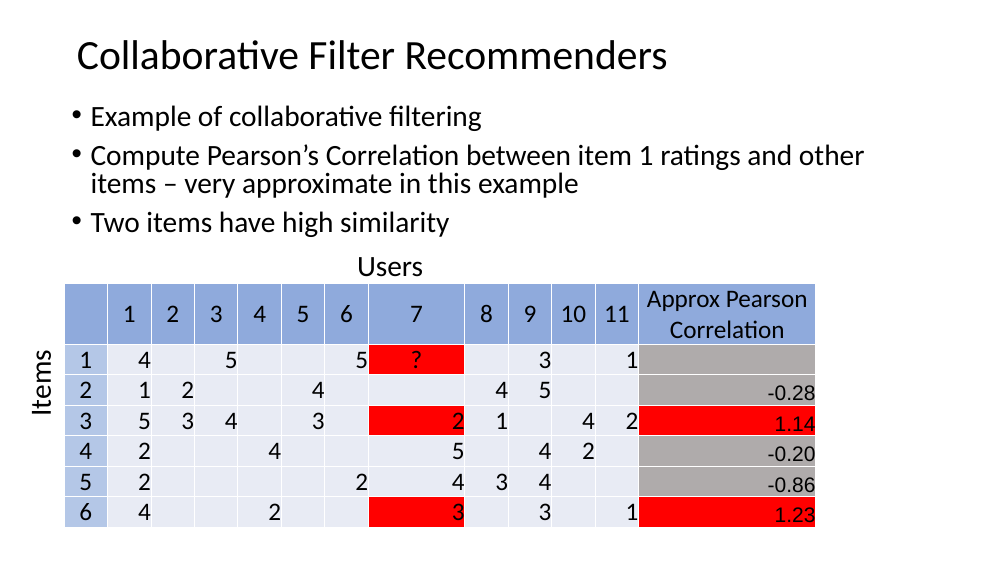
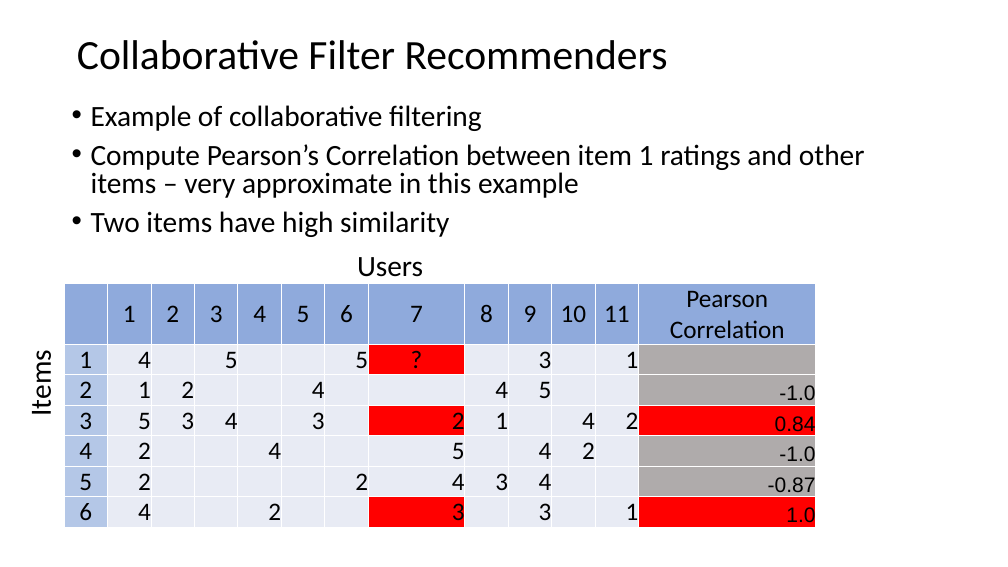
Before and after one commit to StephenElston/CSCI-E-108, a slide deck: slide 27 of slides/8_RecommenderSystems.pptx (slide 30 before the commit). Drawn at 1008x567 pixels with LibreOffice and Linux fonts; fonts in the diff are those of the drawing. Boxes give left, top, right and bottom in pixels: in the first picture for what was removed or moved away, otherwise in the second. Text is boxed around its words. In the diff, an @@ line names an element or a change of style, - is before the commit and + after.

Commit message:
Corrected error in recommender example

```diff
--- a/slides/8_RecommenderSystems.pptx
+++ b/slides/8_RecommenderSystems.pptx
@@ table at (64, 284, 813, 531) @@
-row 1, column 13: Approx Pearson Correlation
+row 1, column 13: Pearson Correlation
-row 3, column 13: -0.28
+row 3, column 13: -1.0
-row 4, column 13: 1.14
+row 4, column 13: 0.84
-row 5, column 13: -0.20
+row 5, column 13: -1.0
-row 6, column 13: -0.86
+row 6, column 13: -0.87
-row 7, column 13: 1.23
+row 7, column 13: 1.0
```
Also in this commit, not shown: 9 other slides changed, 1 slide added, 4 slides removed.
